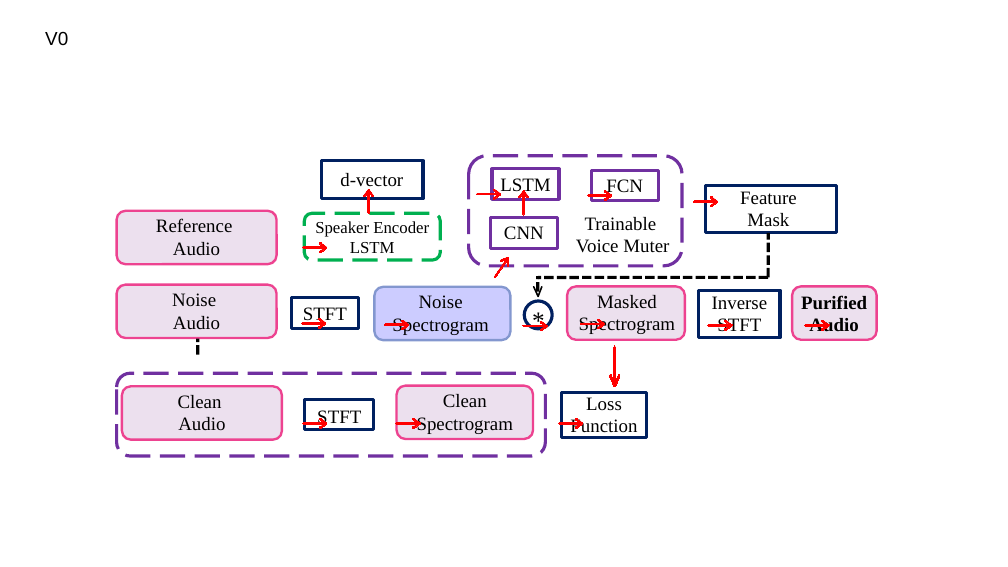
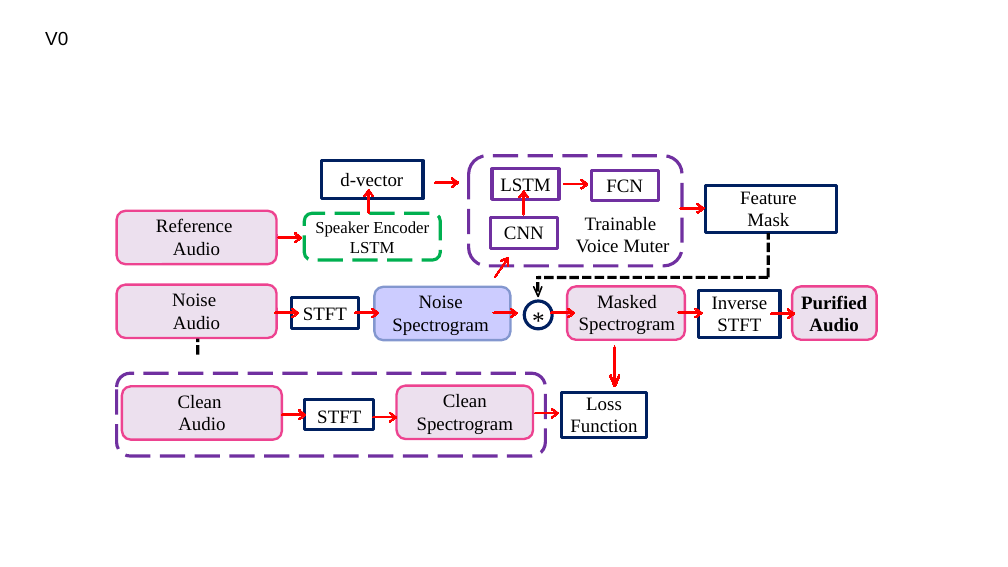
Before and after one commit to lange-bleu/infocom2021, a slide deck: slide 1 of infocom21.pptx. Drawn at 1008x567 pixels with LibreOffice and Linux fonts; fonts in the diff are those of the drawing. Boxes give left, top, right and bottom in pixels: in the first picture for what was removed or moved away, otherwise in the second. Text is boxed around its words. In the diff, an @@ line names an element or a change of style, - is before the commit and + after.

```diff
--- a/infocom21.pptx
+++ b/infocom21.pptx
@@ freeform shape moved from (x1=476, y1=189, x2=501, y2=199) to (x1=434, y1=178, x2=459, y2=188) @@
@@ 3 freeform shapes moved together from (x1=302, y1=191, x2=613, y2=428) to (x1=278, y1=179, x2=589, y2=418) @@
@@ freeform shape moved from (x1=693, y1=197, x2=718, y2=206) to (x1=680, y1=203, x2=705, y2=213) @@
@@ 3 freeform shapes moved together from (x1=302, y1=318, x2=605, y2=330) to (x1=274, y1=308, x2=575, y2=318) @@
@@ freeform shape moved from (x1=523, y1=321, x2=548, y2=330) to (x1=493, y1=308, x2=518, y2=318) @@
@@ freeform shape moved from (x1=708, y1=321, x2=733, y2=330) to (x1=678, y1=308, x2=703, y2=318) @@
@@ freeform shape moved from (x1=805, y1=321, x2=830, y2=330) to (x1=771, y1=309, x2=796, y2=318) @@
@@ freeform shape moved from (x1=302, y1=418, x2=327, y2=428) to (x1=281, y1=410, x2=306, y2=420) @@
@@ freeform shape moved from (x1=396, y1=418, x2=421, y2=428) to (x1=372, y1=412, x2=397, y2=422) @@
```
Also in this commit, not shown: 3 other slides changed, 1 other file.
